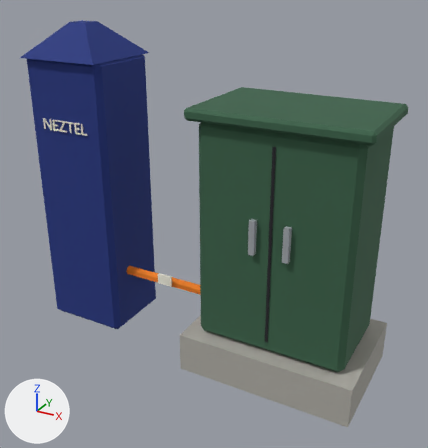
The glTF model game/assets/models/site.leased-line.glb, before and after one commit.
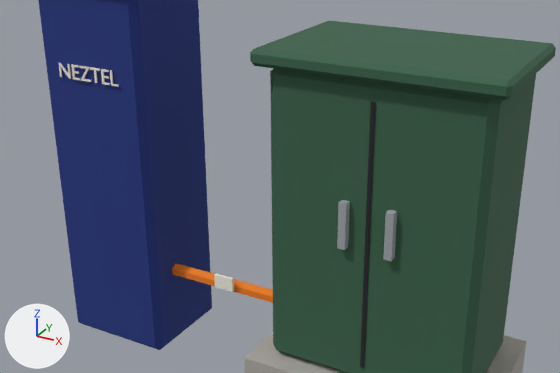
Each version appears first whole from a 50 mm camera at (1.124, -1.779, 1.405) aimed at (0.153, -0.013, 0.522), and next in a close-up on the part from 0% to 96% of the width and 16% to 77% of the height. Lighting does not change. The marker at lower left points along +X, +Y and +Z. The older version's two pictures come first. Where no turn or scale is listed for an object, it has been applied to the vertices.

Script lines for the objects in view, before the commit:
```python
me_tel_handle1 = bpy.data.meshes.new('tel-handle1')
me_tel_handle1.from_pydata(...)  # a box spanning x -0.01..0.01, y -0.01..0.01, z -0.06..0.06
me_tel_handle1.materials.append(mat_steel)  # grey #9ea3a8
me_tel_handle_1 = bpy.data.meshes.new('tel-handle-1')
me_tel_handle_1.from_pydata(...)  # a box spanning x -0.01..0.01, y -0.01..0.01, z -0.06..0.06
me_tel_handle_1.materials.append(mat_steel)  # grey #9ea3a8
me_tel_plinth = bpy.data.meshes.new('tel-plinth')
me_tel_plinth.from_pydata(...)  # a box spanning x -0.325..0.325, y -0.225..0.225, z -0.075..0.075
me_tel_plinth.materials.append(mat_concrete)  # grey #adaba3
ob_tel_handle1 = bpy.data.objects.new('tel-handle1', me_tel_handle1)
ob_tel_handle1.location = (0.51, -0.185, 0.59)
ob_tel_handle_1 = bpy.data.objects.new('tel-handle-1', me_tel_handle_1)
ob_tel_handle_1.location = (0.39, -0.185, 0.59)
ob_tel_plinth = bpy.data.objects.new('tel-plinth', me_tel_plinth)
ob_tel_plinth.location = (0.45, 0.0, 0.075)
# also in view: 'tel-seam' at (0.45, -0.177, 0.55); 'pillar' at (-0.4, 0.0, 0.55); 'tel-roof' at (0.45, 0.0, 0.97); 'handover' at (-0.025, -0.05, 0.25); 'tel-body' at (0.45, 0.0, 0.55)
```
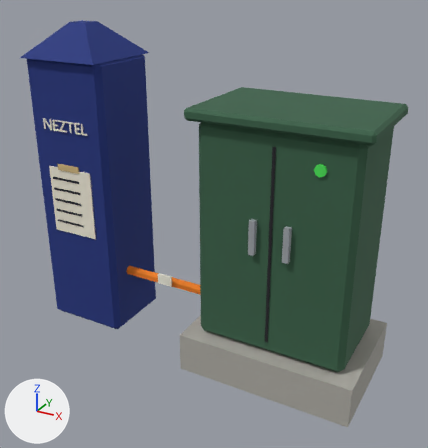
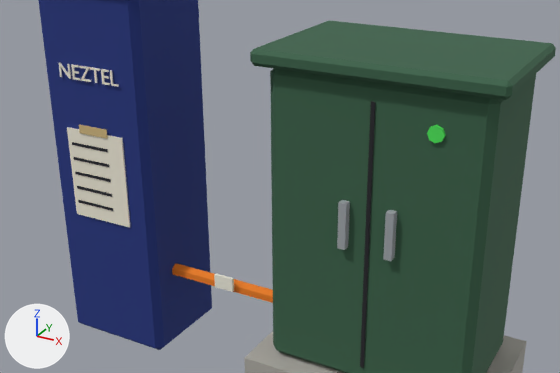
Changed parts and their boxes [x1, y1, x2, y2] in the close-ups (560 x 373 px):
'form', added (pale yellow)
    after: [67, 127, 130, 228]
'lamp', added
    after: [427, 125, 446, 143]
'form-tape', added
    after: [79, 124, 108, 139]
'form-line0', added
    after: [72, 142, 108, 152]
'form-line1', added
    after: [74, 157, 109, 167]
'form-line2', added
    after: [75, 171, 111, 182]
'form-line3', added
    after: [77, 186, 112, 197]
'form-line4', added
    after: [79, 200, 113, 211]

What the commit changed:
Material 'led-green' (mat_led_green) is new.
Its base color is (0.0732, 0.787, 0.1) (green #4ce559).
Its roughness is 0.85.
Material 'tape' (mat_tape) is new.
Its base color is (0.638, 0.477, 0.214) (brown #d1b87f).
Its roughness is 0.85.
Material 'paper' (mat_paper) is new.
Its base color is (0.89, 0.848, 0.711) (pale yellow #f2eddb).
Its roughness is 0.85.
Mesh me_lamp is new.
It is an 8-sided cylinder along y spanning x -0.02..0.02, y -0.005..0.005, z -0.02..0.02.
It uses material mat_led_green (green #4ce559).
Mesh me_form_tape is new.
It is a box spanning x -0.05..0.05, y -0.0015..0.0015, z -0.0125..0.0125.
It uses material mat_tape (brown #d1b87f).
Mesh me_form_line4 is new.
It is a box spanning x -0.065..0.065, y -0.001..0.001, z -0.004..0.004.
It uses material mat_ink (black #1f1f24).
Mesh me_form is new.
It is a box spanning x -0.1..0.1, y -0.002..0.002, z -0.135..0.135.
It uses material mat_paper (pale yellow #f2eddb).
Object 'lamp' (ob_lamp) is new; it shows me_lamp.
Its location is (0.6, -0.177, 0.85).
Object 'form-tape' (ob_form_tape) is new; it shows me_form_tape.
Its location is (-0.4, -0.157, 0.69).
Object 'form-line4' (ob_form_line4) is new; it shows me_form_line4.
Its location is (-0.42, -0.156, 0.46).
Object 'form-line3' (ob_form_line3) is new; it shows a copy of me_form_line4.
Its location is (-0.42, -0.156, 0.505).
Object 'form-line2' (ob_form_line2) is new; it shows a copy of me_form_line4.
Its location is (-0.42, -0.156, 0.55).
Object 'form-line1' (ob_form_line1) is new; it shows a copy of me_form_line4.
Its location is (-0.42, -0.156, 0.595).
Object 'form-line0' (ob_form_line0) is new; it shows a copy of me_form_line4.
Its location is (-0.42, -0.156, 0.64).
Object 'form' (ob_form) is new; it shows me_form.
Its location is (-0.4, -0.153, 0.55).
